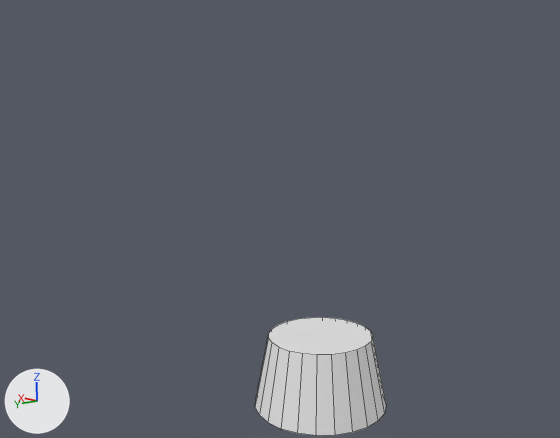
The Blender file HS-356/anik-a antenna.blend as it was, and as the next commit left it.
Both versions are drawn from the file's camera 'anik-a antenna.fspy'. Every picture has the same lights, and +X, +Y and +Z are marked at lower left. Mesh edges are drawn as thin lines.
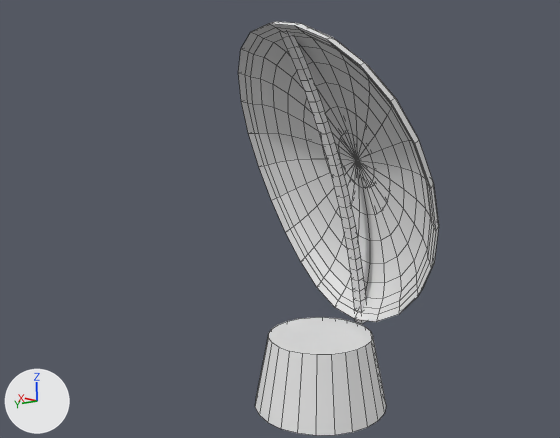
Commit message: added antenna to anik-a

ob_beziercurve is not drawn itself; it is used by a modifier of ob_sphere.

Where the change shows, as pixel boxes (x1, y1, x2, y2) in the pictures (560 x 438 px):
'Sphere', added
    after: (238, 21, 439, 322)
'Cube', shown
    after: (280, 32, 366, 324)

Edits to the bpy script that builds the scene:
```text
Add me_sphere:
    me_sphere.from_pydata(...)  # 386 vertices, 408 faces; spans x -1.0..1.0, y -1.0..1.0, z -1.0..0.0
Add cu_beziercurve_001:
    cu_beziercurve_001 = bpy.data.curves.new('BezierCurve.001', 'CURVE')
    cu_beziercurve_001.dimensions = '3D'
    _sp = cu_beziercurve_001.splines.new('BEZIER'); _sp.bezier_points.add(1)
    _sp.bezier_points.foreach_set('co', [-0.553, 0.165, 0.0, 0.364, -0.16, 0.0])
    _sp.bezier_points.foreach_set('handle_left', [-0.763, 0.134, 0.0, 0.166, -0.0041, 0.0])
    _sp.bezier_points.foreach_set('handle_right', [-0.311, 0.199, 0.0, 0.437, -0.218, 0.0])
    for _p, _l, _r in zip(_sp.bezier_points, ['ALIGNED', 'ALIGNED'], ['ALIGNED', 'ALIGNED']): _p.handle_left_type = _l; _p.handle_right_type = _r
    _sp.order_u = 0
    _sp.order_v = 0
    cu_beziercurve_001.use_path = True
    cu_beziercurve_001.use_path_clamp = True
    cu_beziercurve_001.fill_mode = 'FULL'
Change ob_cube:
    remove ob_cube.hide_set(True)
Add ob_sphere:
    ob_sphere = bpy.data.objects.new('Sphere', me_sphere)
    ob_sphere.location = (0.0, 0.13, 5.44)
    ob_sphere.rotation_euler = (-1.582, 0.0, 0.0)  # degrees (-91, 0, 0)
    ob_sphere.scale = (1.84, 2.46, 0.583)
    _m = ob_sphere.modifiers.new('Curve', 'CURVE')
    _m.object = ob_beziercurve
Add ob_beziercurve:
    ob_beziercurve = bpy.data.objects.new('BezierCurve', cu_beziercurve_001)
    ob_beziercurve.location = (0.0, 0.0317, 2.933)
    ob_beziercurve.rotation_euler = (3.142, -1.571, 0.0)  # degrees (180, -90, 0)
    ob_beziercurve.scale = (5.11, 5.11, 5.11)
```
